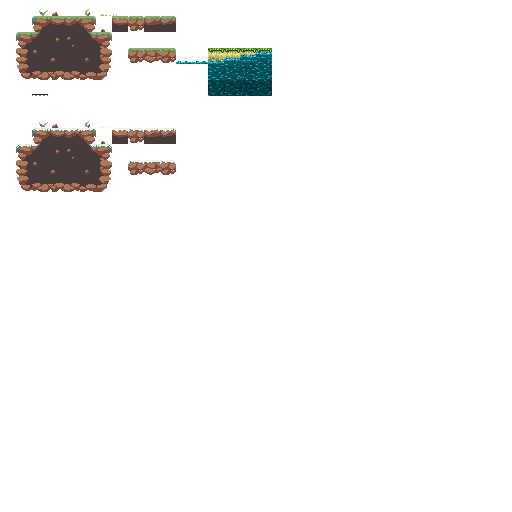
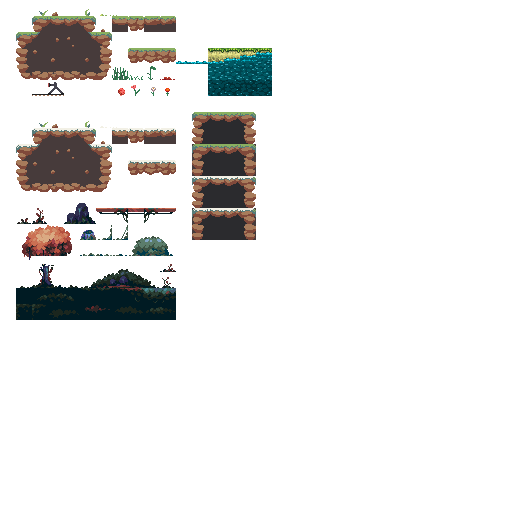
Two versions of the same layered image (512x512). Layer-by-layer changes:
added layer "16x16GrassDirt_tileset" above "tileset" over (112, 66, 175, 96)
added layer "tileset" above "buffer stop" over (16, 203, 176, 320)
added layer "buffer stop" above "water" over (48, 82, 64, 96)
showed "snow", painted on it over (17, 66, 256, 240)
painted on "grass" over (192, 112, 256, 176)
